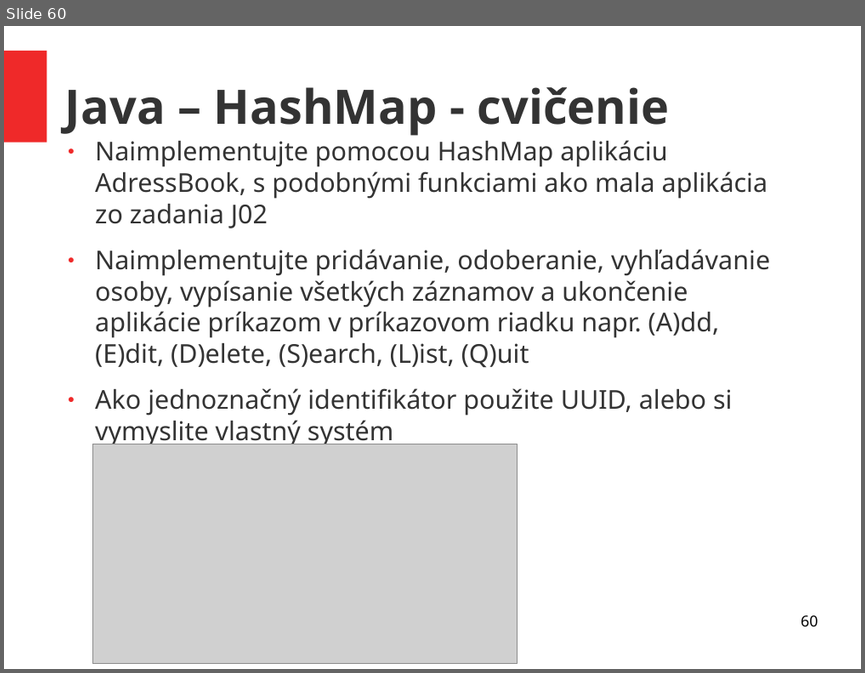
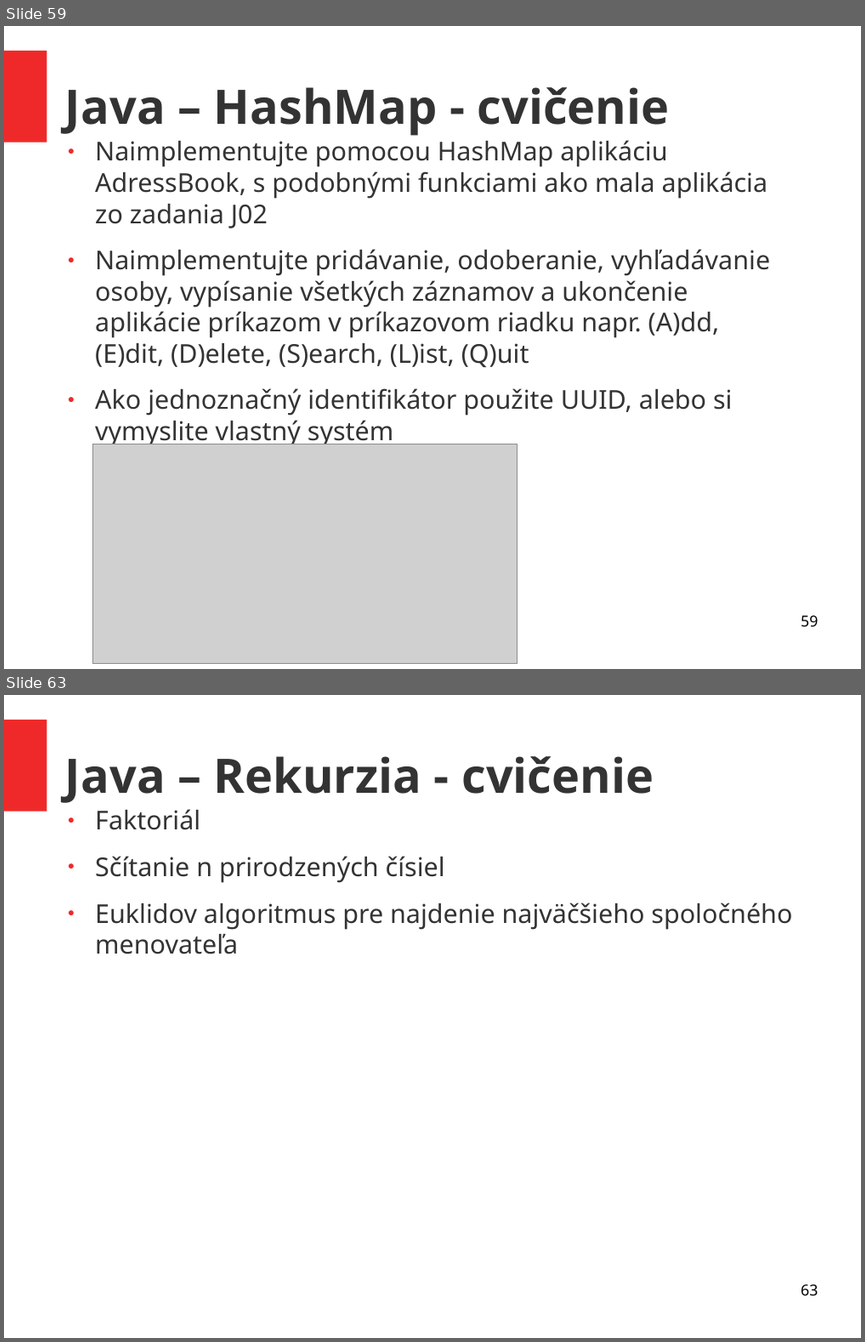
Before and after one commit to ukf-michalkohutek/prezentacia, a slide deck: seminar2.odp. Shown one above the other, each under a label of ours: slide 60 before the commit, slides 59 and 63 after it; the slides between them are not shown. The pictures are 865x673 and 865x1342 pixels, drawn with LibreOffice and Linux fonts; fonts in the diff are those of the drawing; grey boxes stand for pictures. Boxes give left, top, right and bottom in pixels: in the first picture for what was removed or moved away, otherwise in the second. Text is boxed around its words. In the diff, an @@ line names an element or a change of style, - is before the commit and + after.

Commit message:
rekurzia + REST API

```diff
--- a/seminar2.odp
+++ b/seminar2.odp
@@ slide 63 added at box(4, 695, 861, 1338), background #FFFFFF; not listed: 1 template element that a slide beside it also shows @@
@@ title added at box(65, 756, 653, 803), 44 pt, text #333333, bold @@
+Java – Rekurzia - cvičenie
@@ text added at box(95, 809, 792, 954), 24 pt, text #333333 @@
+● Faktoriál
+● Sčítanie n prirodzených čísiel
+● Euklidov algoritmus pre najdenie najväčšieho spoločného menovateľa
@@ page number added at box(800, 1284, 817, 1296), 14 pt, text #000000 @@
+63
@@ what was slide 60 is now slide 59 @@
@@ page number at box(800, 615, 817, 627): text changed @@
-60
+59
```
Also in this commit, not shown: 1 slide changed, 10 other slides added, 1 slide removed, 1 other file.
